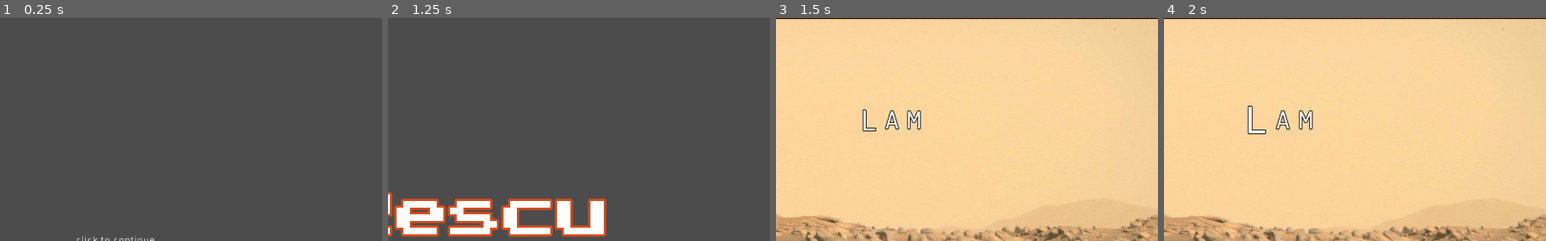
Above: before the commit, frames 1-4 (left to right).
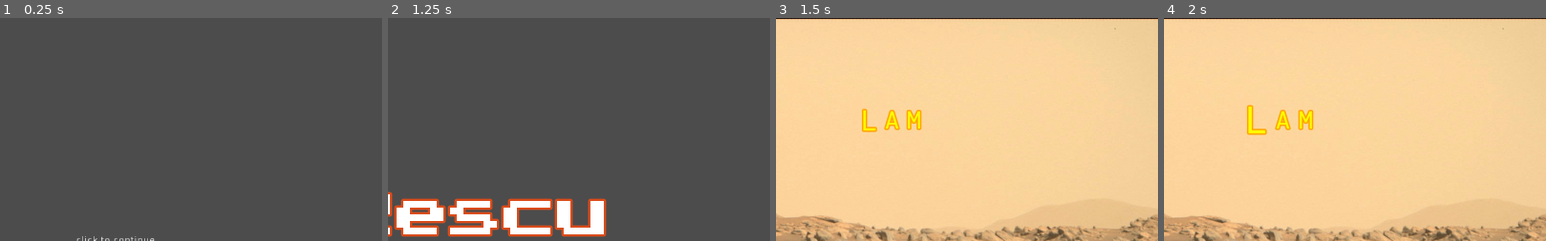
Above: after the commit, the same moments.

Repository: the-g-force/FamJam-February2021
Game: Godot game, scene res://src/SplashScreen.tscn
The game is run twice, just before and just after one commit, with the same random seed, the same clock (stepped at 60 frames per second) and the same inputs.
Inputs (mouse positions are % of the whole screen's width and height, from its top left):
- Up to frame 1 (0.25 s): no input
- Up to frame 2 (1.25 s): tap Enter at 0.5 s; move the mouse to (72, 45) at 0.52 s; click (72, 45) at 0.67 s
- Up to frame 3 (1.5 s): click "Play" at 1.25 s
- Up to frame 4 (2 s): no input
The pictures show only the part of the screen within x 35-85%, y 0-50%; the shares and areas given below are measured in that part.

Frames 1-2 are identical in both runs. In frame 3, 0.8% of the frame differs, in the area x 22-39%, y 40-52%; in frame 4, 0.9%, in the area x 21-40%, y 38-53%.

Commit message:
Make aliens move based on a lerp function so that the time it takes the aliens to cross the screen easily changable

Diff:
--- a/project/src/FancyLetter.gd
+++ b/project/src/FancyLetter.gd
@@ -10,8 +10,8 @@
 	var font = DynamicFont.new()
 	font.font_data = _FONT_DATA
 	font.size = 32
-	font.outline_size = 1
-	font.outline_color = Color.black
+	font.outline_size = 2
+	font.outline_color = Color.orange
 	add_font_override("font", font)
 
 
--- a/project/src/FancyLetter.tscn
+++ b/project/src/FancyLetter.tscn
@@ -3,12 +3,11 @@
 [ext_resource path="res://src/FancyLetter.gd" type="Script" id=1]
 [ext_resource path="res://assets/fonts/DMMono-Regular.ttf" type="DynamicFontData" id=2]
 
-[sub_resource type="DynamicFont" id=2]
+[sub_resource type="DynamicFont" id=1]
 size = 32
 font_data = ExtResource( 2 )
 
-[sub_resource type="Animation" id=1]
-resource_name = "next_letter"
+[sub_resource type="Animation" id=2]
 length = 0.3
 tracks/0/type = "value"
 tracks/0/path = NodePath(".:custom_fonts/font:size")
@@ -24,7 +23,8 @@
 }
 
 [node name="FancyLetter" type="Label"]
-custom_fonts/font = SubResource( 2 )
+custom_fonts/font = SubResource( 1 )
+custom_colors/font_color = Color( 1, 1, 0, 1 )
 text = "x"
 script = ExtResource( 1 )
 __meta__ = {
@@ -32,4 +32,4 @@
 }
 
 [node name="AnimationPlayer" type="AnimationPlayer" parent="."]
-anims/next_letter = SubResource( 1 )
+anims/next_letter = SubResource( 2 )
--- a/project/src/GameplayLevel.gd
+++ b/project/src/GameplayLevel.gd
@@ -10,11 +10,15 @@
 
 var _word_bank = preload("res://src/WordBank.gd").new()
 var _game_over := false
+var _time_elapsed := 0.0
+
+export var _total_time := 6.0
 
 onready var _word := $WordBox/FancyWord
 onready var _word_box := $WordBox
-onready var _animation_player := $AnimationPlayer
 onready var _alien_slot := $AlienSlot
+onready var _start_pos:Vector2 = $StartPos.get_global_transform().origin
+onready var _end_pos:Vector2 = $EndPos.get_global_transform().origin
 onready var _game_over_control := $GameOver
 onready var _target := $Rover
 
@@ -22,6 +26,24 @@
 func _ready():
 	_generate_word()
 	_new_alien()
+
+
+func _process(delta):
+	if not _game_over:
+		_time_elapsed += delta/_total_time
+		var pos = lerp(_start_pos, _end_pos, _time_elapsed)
+		_alien_slot.position = pos
+		if _time_elapsed >= 1:
+			game_over()
+
+
+func game_over()->void:
+	_game_over = true
+	var _explosion := _Explosion.instance()
+	_explosion.position = _target.get_global_transform().origin
+	add_child(_explosion)
+	_target.queue_free()
+	_game_over_control.visible = true
 
 
 func _generate_word()->void:
@@ -51,17 +73,6 @@
 
 
 func _new_alien()->void:
-	_animation_player.stop(true)
+	_time_elapsed = 0.0
 	var alien:AnimatedSprite = _ALIENS[randi()%_ALIENS.size()].instance()
 	_alien_slot.add_child(alien)
-	_animation_player.play("AlienAttack")
-
-
-func _on_AnimationPlayer_animation_finished(anim_name:String):
-	if anim_name == "AlienAttack":
-		_game_over = true
-		var _explosion := _Explosion.instance()
-		_explosion.position = _target.get_global_transform().origin
-		add_child(_explosion)
-		_target.queue_free()
-		_game_over_control.visible = true
--- a/project/src/GameplayLevel.tscn
+++ b/project/src/GameplayLevel.tscn
@@ -7,22 +7,6 @@
 [ext_resource path="res://src/GameOverScene.tscn" type="PackedScene" id=5]
 [ext_resource path="res://assets/music/playing.ogg" type="AudioStream" id=6]
 
-[sub_resource type="Animation" id=1]
-resource_name = "AlienAttack"
-length = 6.0
-tracks/0/type = "value"
-tracks/0/path = NodePath("AlienSlot:position")
-tracks/0/interp = 1
-tracks/0/loop_wrap = true
-tracks/0/imported = false
-tracks/0/enabled = true
-tracks/0/keys = {
-"times": PoolRealArray( 0, 6 ),
-"transitions": PoolRealArray( 1, 1 ),
-"update": 0,
-"values": [ Vector2( -60, 450 ), Vector2( 870, 450 ) ]
-}
-
 [node name="GameplayLevel" type="Control"]
 anchor_right = 1.0
 anchor_bottom = 1.0
@@ -30,6 +14,12 @@
 __meta__ = {
 "_edit_use_anchors_": false
 }
+
+[node name="StartPos" type="Position2D" parent="."]
+position = Vector2( -60, 450 )
+
+[node name="EndPos" type="Position2D" parent="."]
+position = Vector2( 870, 450 )
 
 [node name="Background" type="Sprite" parent="."]
 texture = ExtResource( 3 )
@@ -45,9 +35,6 @@
 [node name="AlienSlot" type="Node2D" parent="."]
 position = Vector2( 870, 450 )
 
-[node name="AnimationPlayer" type="AnimationPlayer" parent="."]
-anims/AlienAttack = SubResource( 1 )
-
 [node name="GameOver" parent="." instance=ExtResource( 5 )]
 visible = false
 
@@ -61,4 +48,3 @@
 margin_bottom = 121.299
 
 [node name="FancyWord" parent="WordBox" instance=ExtResource( 1 )]
-[connection signal="animation_finished" from="AnimationPlayer" to="." method="_on_AnimationPlayer_animation_finished"]
Not shown: 1 places in project/src/GameplayLevel.tscn that only renumber resources
